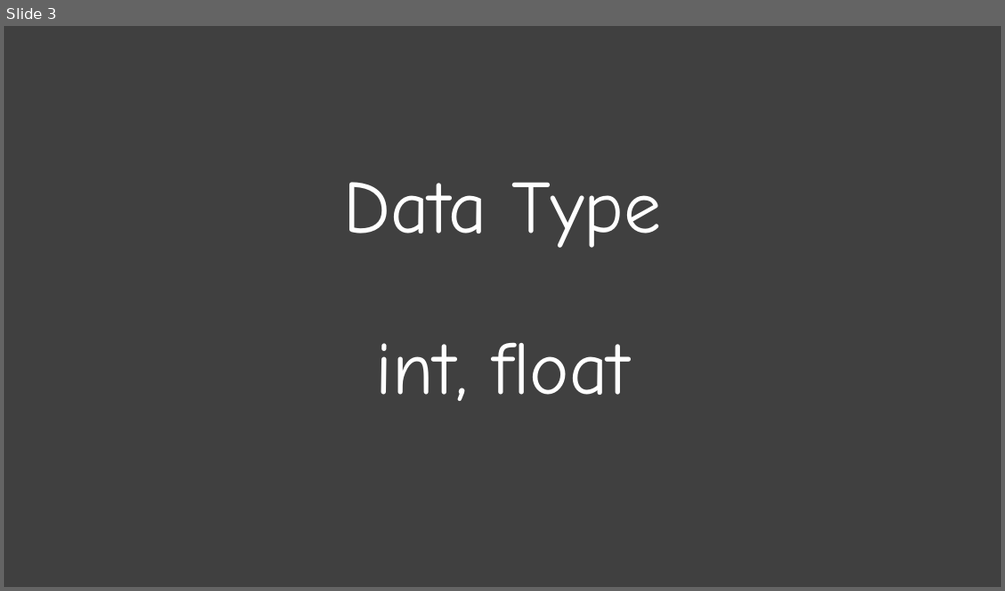
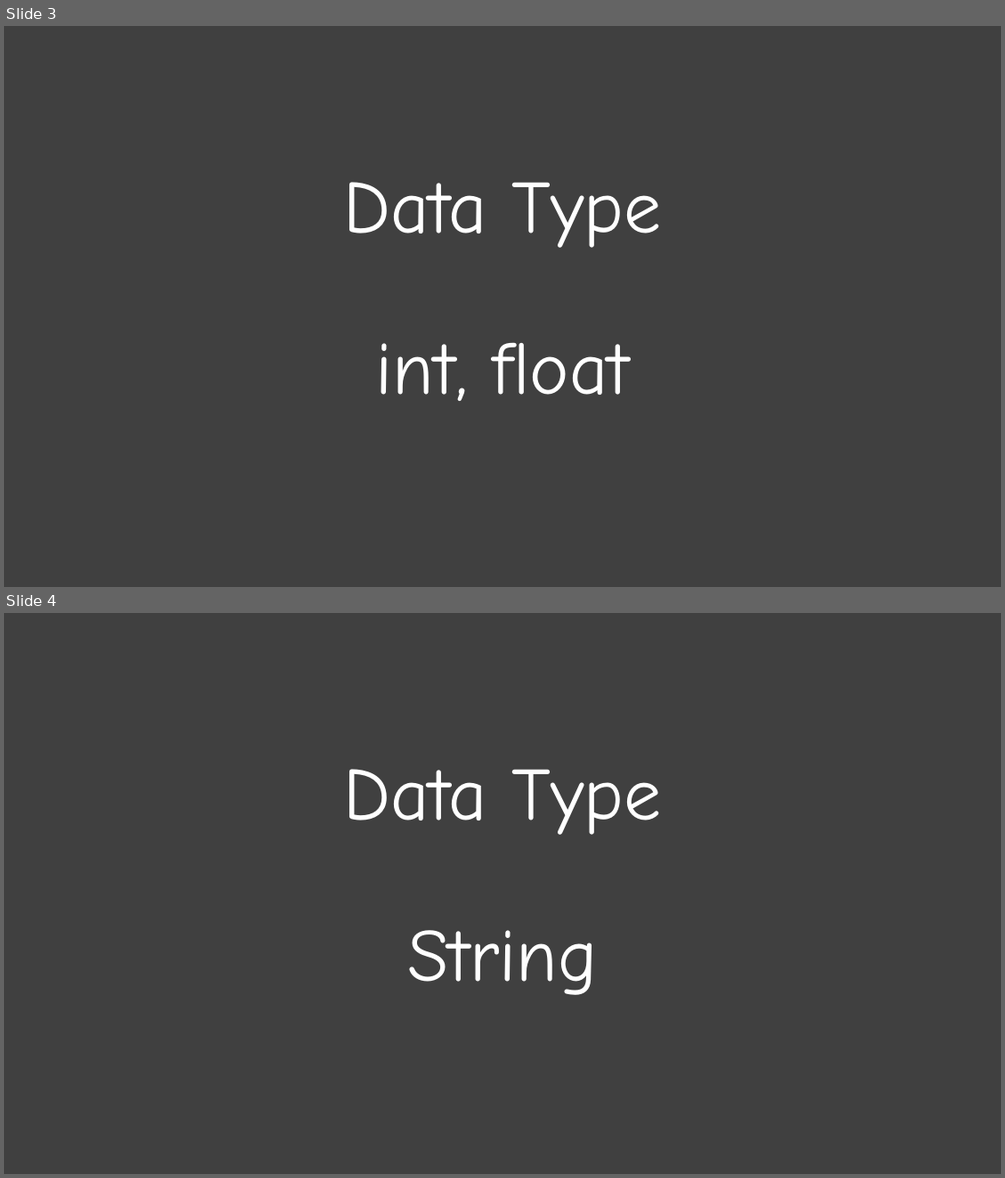
Before and after one commit to a101201031/github.io, a slide deck: PPT_IMAGE/blog.pptx. Shown one above the other, each under a label of ours: slide 3 before the commit, slides 3 and 4 after it. The pictures are 1005x591 and 1005x1178 pixels, drawn with LibreOffice and Linux fonts; fonts in the diff are those of the drawing. Boxes give left, top, right and bottom in pixels: in the first picture for what was removed or moved away, otherwise in the second. Text is boxed around its words. In the diff, an @@ line names an element or a change of style, - is before the commit and + after.

```diff
--- a/PPT_IMAGE/blog.pptx
+++ b/PPT_IMAGE/blog.pptx
@@ slide 4 added at [4,613,1001,1174], background #404040 @@
@@ title added at [343,769,662,995], 72 pt, text #FFFFFF @@
+Data Type
+String
```
Also in this commit, not shown: 2 other files.
